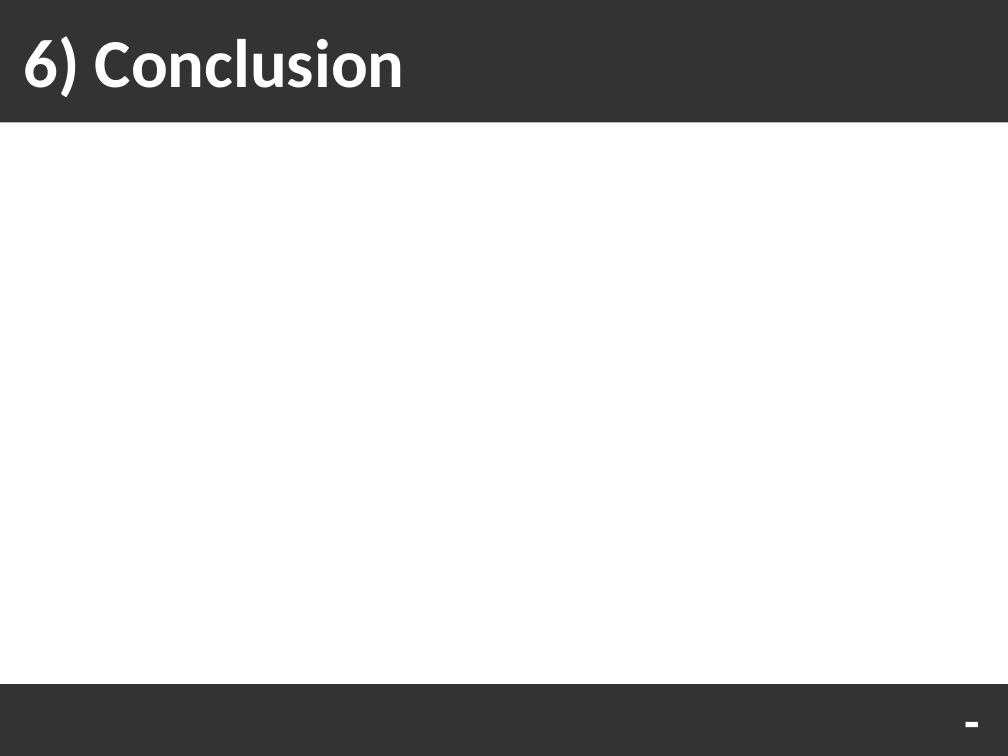
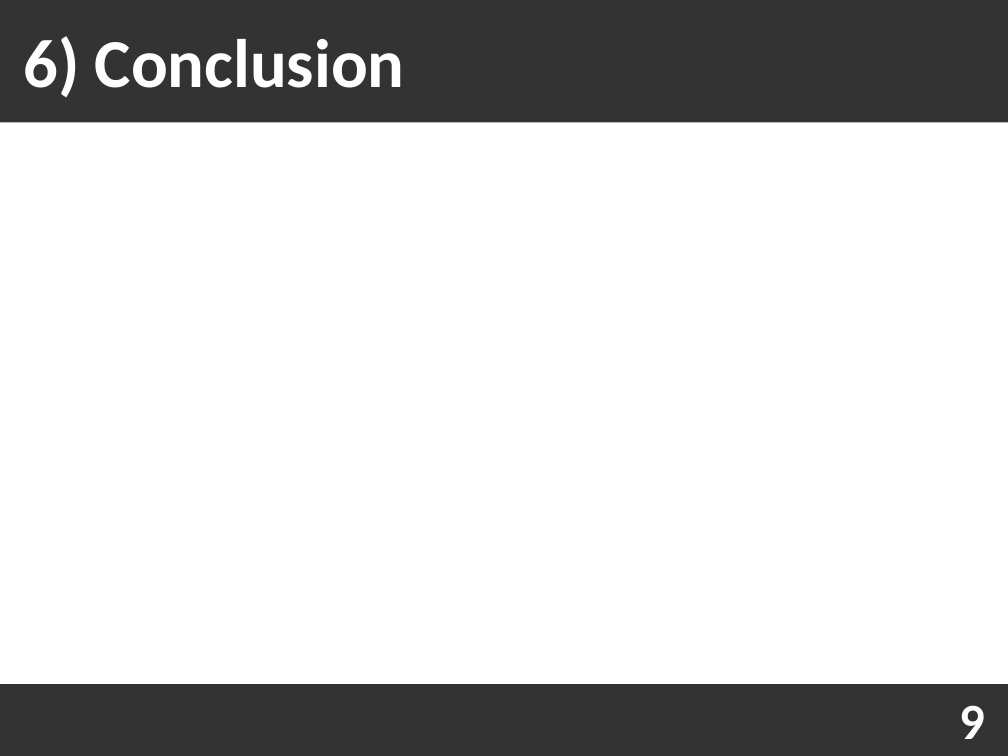
Before and after one commit to Fabou58/PROJET_5, a slide deck: slide 9 of soutenance/soutenance.odp (slide 8 before the commit). Drawn at 1008x756 pixels with LibreOffice and Linux fonts; fonts in the diff are those of the drawing. Boxes give left, top, right and bottom in pixels: in the first picture for what was removed or moved away, otherwise in the second. Text is boxed around its words. In the diff, an @@ line names an element or a change of style, - is before the commit and + after.

```diff
--- a/soutenance/soutenance.odp
+++ b/soutenance/soutenance.odp
@@ text removed at [937, 684, 1008, 756] @@
--
@@ text added at [959, 705, 985, 739], 40 pt, text #FFFFFF, bold @@
+9
```
Also in this commit, not shown: 5 other slides changed, 1 slide added, 6 other files.
